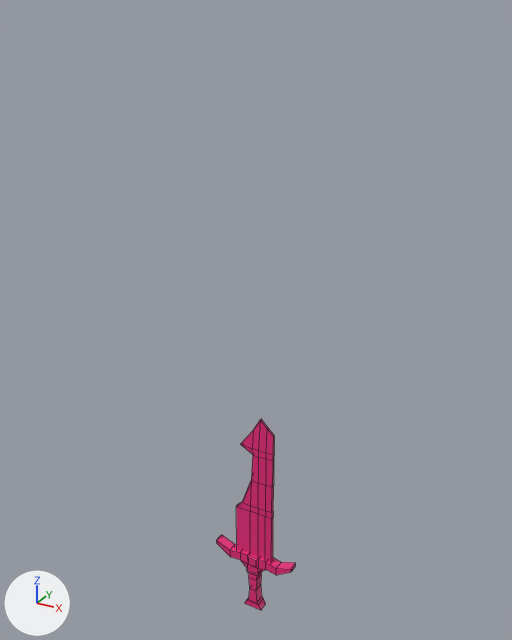
The FBX model Art/testsword.fbx as it was, and as the next commit left it.
The view is the same before and after, from a 50 mm lens placed at (4.12, -7.46, 8.63), pointed at (-0.1, 0.22, 4.79). Lighting does not change. The marker at lower left points along +X, +Y and +Z. Mesh edges are drawn as thin lines. Where no turn or scale is listed for an object, it has been applied to the vertices.

The older version as bpy lines, for what is in view:
```python
me_cube_002 = bpy.data.meshes.new('Cube.002')
me_cube_002.from_pydata(...)  # 144 vertices, 145 faces; spans x -0.65..0.67, y -0.1..0.09, z 0.0..3.41
me_cube_002.materials.append(mat_material_001)  # pink #e72b7c
ob_cube_001 = bpy.data.objects.new('Cube.001', me_cube_002)
ob_cube_001.location = (0.0, 0.0, 0.0)
```
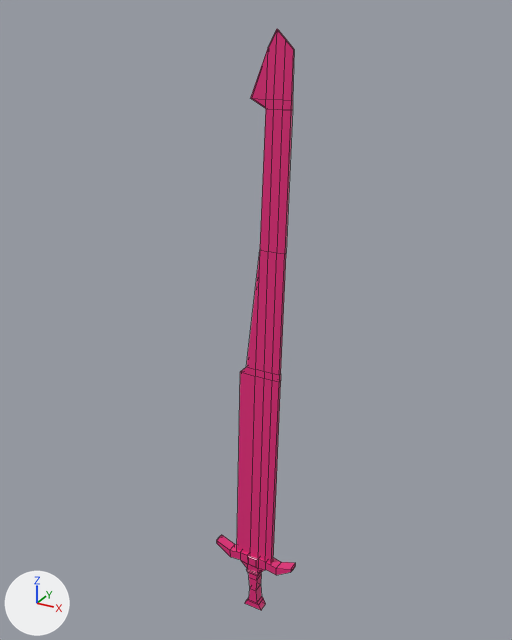
Where the newer file only moved an object's origin or applied its transform, the numbers keep the older frame.

Pixel boxes (x1, y1, x2, y2) of what changed, in the pictures (512 x 640 px; the box of a moved part takes in the faces that stretch with it):
```json
{"object": "Cube.001", "change": "reshaped", "before": [217, 420, 295, 610], "after": [217, 29, 295, 610], "on screen": "205% taller"}
{"part": 1, "of": "me_cube_002", "change": "moved or reshaped", "before": [236, 502, 273, 562], "after": [237, 367, 281, 562]}
{"part": 2, "of": "me_cube_002", "change": "moved or reshaped", "before": [242, 455, 274, 513], "after": [246, 109, 293, 375]}
{"part": 3, "of": "me_cube_002", "change": "moved or reshaped", "before": [240, 444, 274, 461], "after": [251, 98, 293, 110]}
{"part": 4, "of": "me_cube_002", "change": "moved or reshaped", "before": [241, 420, 274, 455], "after": [251, 29, 294, 101]}
```

Edits to the scene script, one JSON object a line:
```json
{"block": "me_cube_002", "where": "me_cube_002.from_pydata(...)  # 144 vertices, 145 faces; spans x -0.65..0.67, y -0.1..0.09, z 0.0..3.41"}
{"block": "me_cube_002", "where": "# used by ob_cube_001; location = (0.0, 0.0, 0.0)"}
{"block": "me_cube_002", "change": "me_cube_002 part 1: all 20 vertices in x -0.3..0.3, y -0.03..0.03, z 1.8..1.9 are moved by (0.09, 0.0, 2.29)"}
{"block": "me_cube_002", "change": "me_cube_002 part 2: all 8 vertices in x -0.05..0.3, y -0.03..0.03, z 2.35 are moved by (0.13, 0.01, 3.52)"}
{"block": "me_cube_002", "change": "me_cube_002 part 3: all 18 vertices in x -0.23..0.3, y -0.03..0.03, z 2.8..2.91 are moved by (0.18, 0.01, 4.77)"}
{"block": "me_cube_002", "change": "me_cube_002 part 4: all 8 vertices in x -0.02..0.3, y -0.01..0.01, z 3.21..3.41 are moved by (0.19, 0.01, 5.01)"}
```
